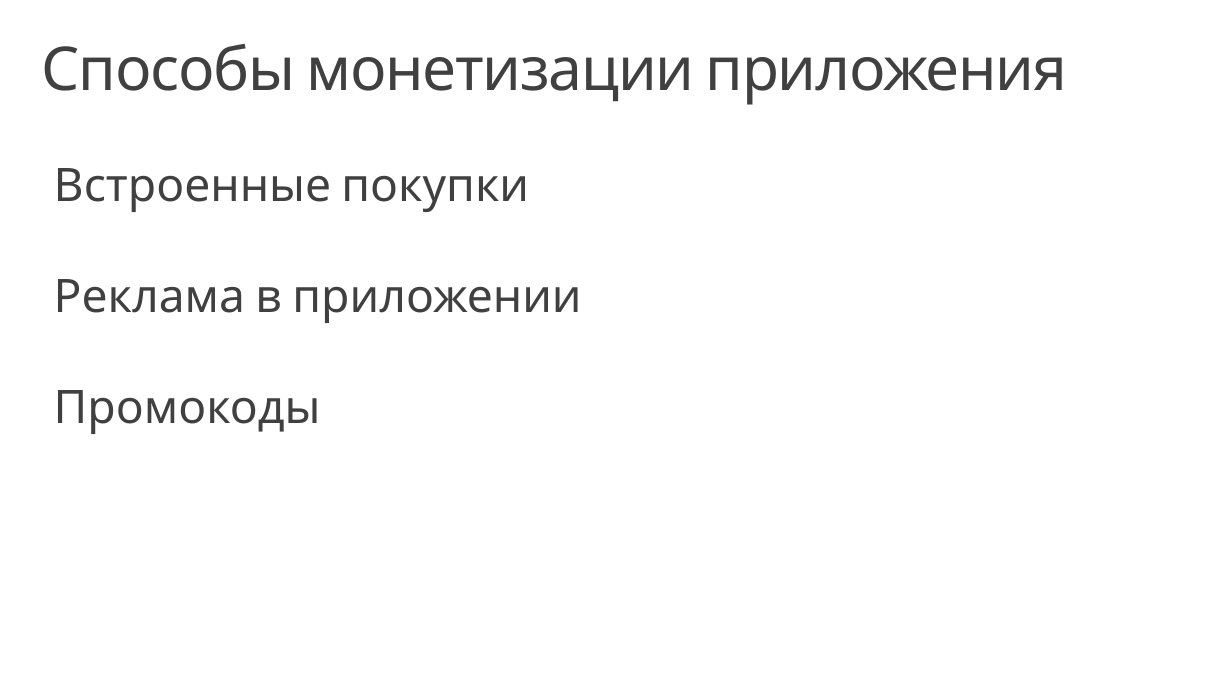
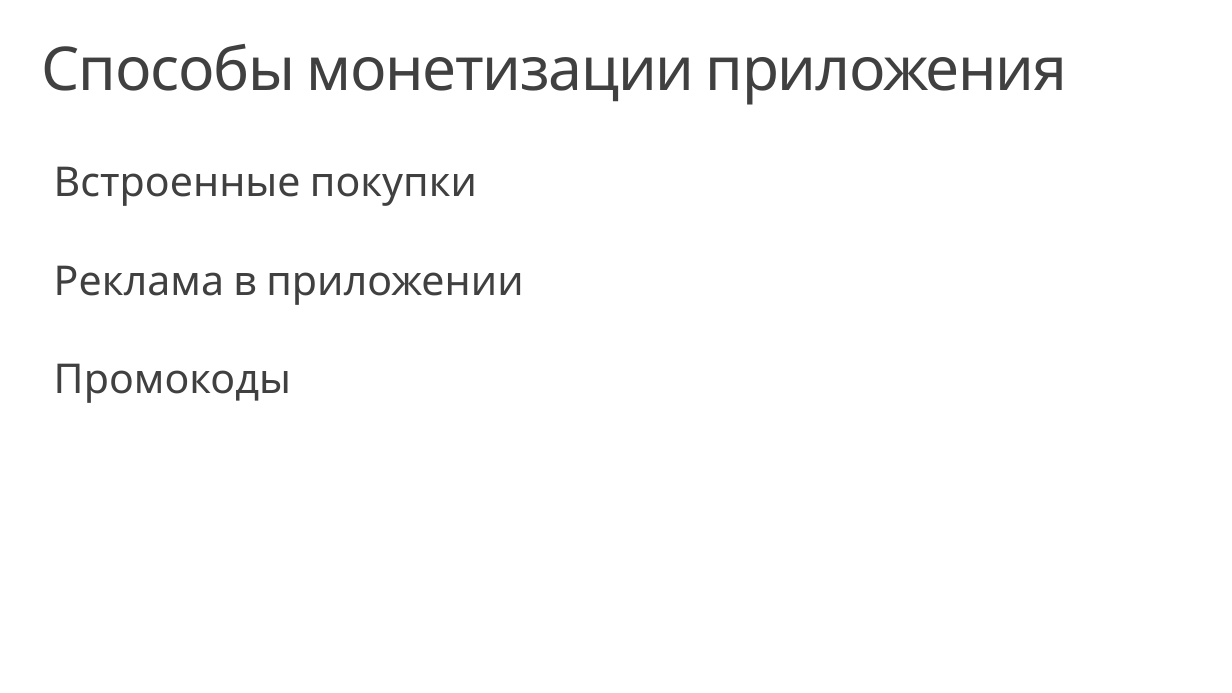
Before and after one commit to evangelism/Win10UWPCourse, a slide deck: slide 8 of 09. Store and Monetization/9 - Store and Monetization (RUS).pptx. Drawn at 1232x693 pixels with LibreOffice and Linux fonts; fonts in the diff are those of the drawing; background and template pictures are left out. Boxes give left, top, right and bottom in pixels: in the first picture for what was removed or moved away, otherwise in the second. Text is boxed around its words. In the diff, an @@ line names an element or a change of style, - is before the commit and + after.

Commit message:
Add Presentation
Add Presentation

```diff
--- a/09. Store and Monetization/9 - Store and Monetization (RUS).pptx
+++ b/09. Store and Monetization/9 - Store and Monetization (RUS).pptx
@@ text "Встроенные покупки" at box(54, 166, 523, 403): size 36 to 32 pt @@
```
Also in this commit, not shown: 1 slide added.
